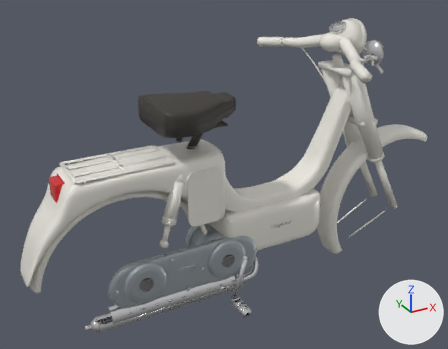
Two versions of the glTF model vespino-sim/mortadelo.glb, one commit apart.
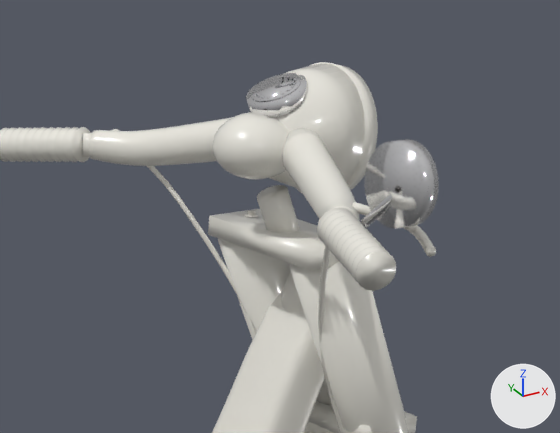
Each version is shown whole from a camera (50 mm lens) standing at (-0.556, -1.701, 1.411) and looking at (0.395, 0.029, 0.546), then close up on the part from 58% to 93% of the width and 0% to 36% of the height. The axes (+X, +Y, +Z) are drawn at lower right. The lights are the same throughout. The older version's two pictures come first. Vertices at exactly the same position are counted once.

Before the edit, the objects in view are built like this:
```python
me_espejos = bpy.data.meshes.new('espejos')
me_espejos.from_pydata(...)  # 152 vertices, 296 faces; spans x -0.0823..-0.0579, y -0.288..-0.212, z 0.037..0.1182
me_espejos.materials.append(mat_cromo)  # white #f3f3f6
me_manillar = bpy.data.meshes.new('manillar')
me_manillar.from_pydata(...)  # 2322 vertices, 4600 faces; spans x -0.15..0.136, y -0.309..0.309, z -0.381..0.098
me_manillar.materials.append(mat_pintura)  # white #edebe2
me_velocimetro = bpy.data.meshes.new('velocimetro')
me_velocimetro.from_pydata(...)  # 260 vertices, 456 faces; spans x -0.0392..0.0216, y -0.03..0.03, z 0.0932..0.1315
me_velocimetro.materials.append(mat_cromo)  # white #f3f3f6
ob_espejos = bpy.data.objects.new('espejos', me_espejos)
ob_espejos.location = (0.8346, 0.0, 0.904)
ob_manillar = bpy.data.objects.new('manillar', me_manillar)
ob_manillar.location = (0.8346, 0.0, 0.904)
ob_velocimetro = bpy.data.objects.new('velocimetro', me_velocimetro)
ob_velocimetro.location = (0.8346, 0.0, 0.904)
# also in view: 'chasis' at (0.616, 0.0, 0.629); 'faro' at (0.851, 0.0, 0.975); 'horquilla' at (0.977, 0.0, 0.602)
```
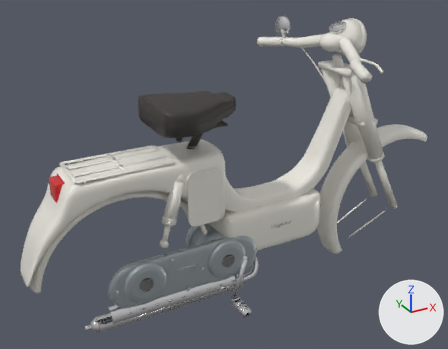
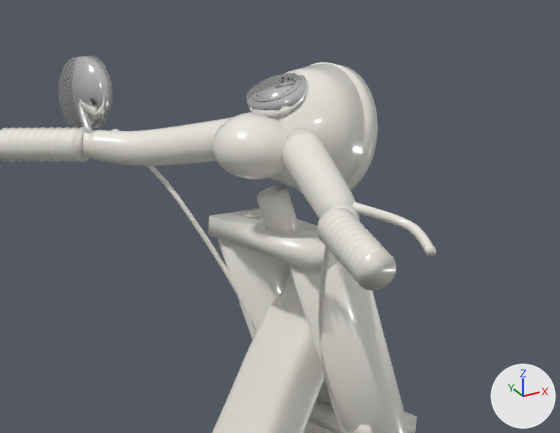
Where the change shows, as pixel boxes (x1, y1, x2, y2) in the close-ups (560 x 433 px; the box of a moved part takes in the faces that stretch with it):
'espejos', reshaped: before (361, 139, 439, 229); after (59, 56, 112, 133)
part 1 of me_espejos, moved or reshaped: before (364, 139, 439, 229); after (59, 56, 112, 129)
part 2 of me_espejos, moved or reshaped: before (361, 194, 392, 227); after (78, 102, 93, 133)

The edits, one by one:
me_espejos is used by ob_espejos; location (0.8346, 0.0, 0.904).
me_espejos had 152 vertices, 296 faces and spanned x -0.0823..-0.0579, y -0.288..-0.212, z 0.037..0.1182.
me_espejos now has 152 vertices, 296 faces and spans x -0.0823..-0.0579, y 0.212..0.288, z 0.037..0.1182.
me_espejos part 1: the loose piece of 64 vertices spanning x -0.0759..-0.0579, y -0.288..-0.212, z 0.0422..0.1182 is moved by (0.0, 0.5, 0.0).
me_espejos part 2: 88 of 152 vertices moved; they spanned x -0.0823..-0.0622, y -0.2543..-0.2169, z 0.037..0.0827 and now span x -0.0823..-0.0622, y 0.2169..0.2543, z 0.037..0.0827; mean shift (0.0, 0.4798, 0.0); largest move (-0.0622, -0.2511, 0.0778) -> (-0.0622, 0.2511, 0.0778).
